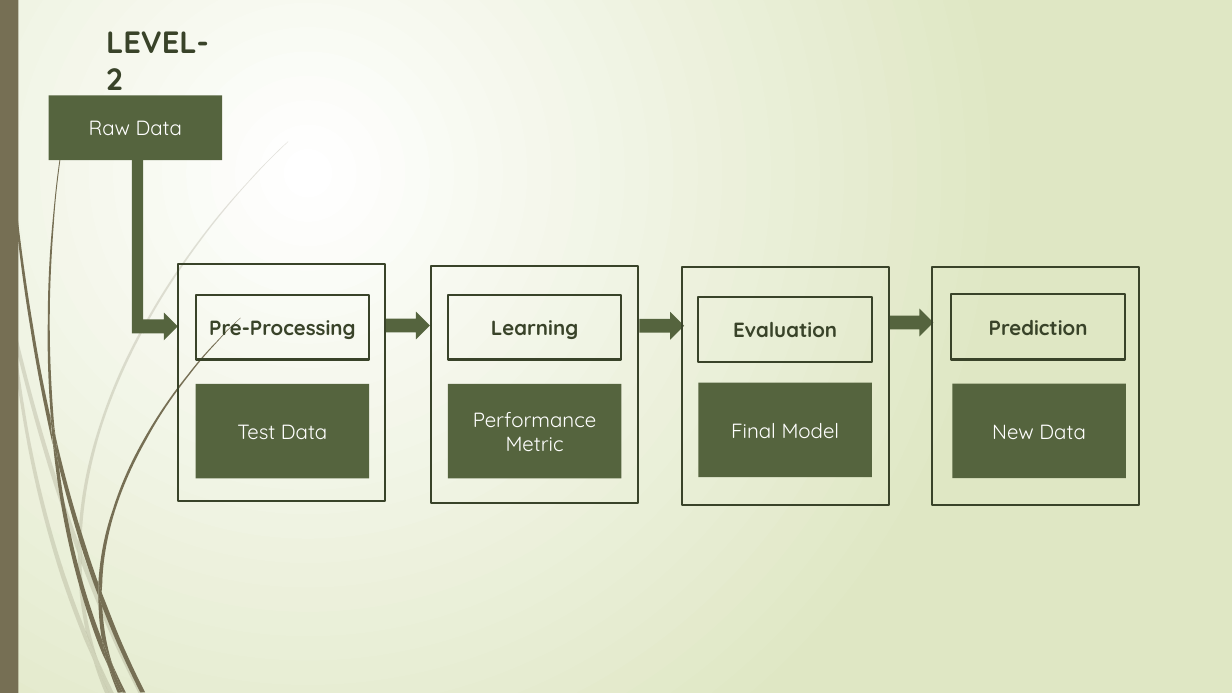
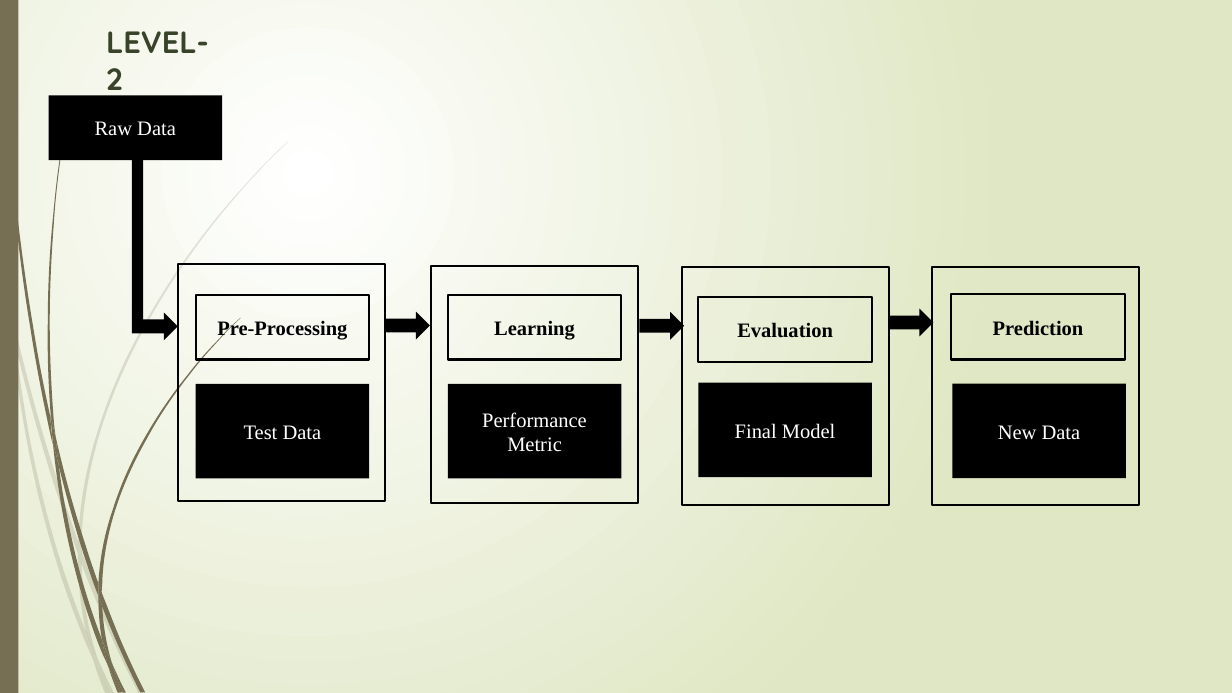
Before and after one commit to NavaneethVijay/vtuproject, a slide deck: slide 9 of second phase seminar.pptx. Drawn at 1232x693 pixels with LibreOffice and Linux fonts; fonts in the diff are those of the drawing. Boxes give left, top, right and bottom in pixels: in the first picture for what was removed or moved away, otherwise in the second. Text is boxed around its words. In the diff, an @@ line names an element or a change of style, - is before the commit and + after.

```diff
--- a/second phase seminar.pptx
+++ b/second phase seminar.pptx
@@ fill #56653E to #000000 in 5 elements at box(143, 313, 177, 341), box(386, 312, 430, 340), box(639, 312, 684, 340), box(888, 309, 933, 338), box(132, 158, 143, 334) @@
@@ outline #39432A 1.25 pt to #000000 1.25 pt in 4 elements at box(177, 264, 384, 501), box(431, 266, 638, 504), box(681, 267, 888, 505), box(931, 267, 1138, 505) @@
@@ font Quicksand to Times New Roman, text colour #39432A to #000000; outline #39432A 1.25 pt to #000000 1.25 pt in 4 elements at box(196, 294, 370, 360), box(448, 294, 622, 360), box(699, 297, 872, 362), box(951, 294, 1125, 360) @@
@@ font Quicksand to Times New Roman; fill #56653E to #000000 in 5 elements at box(48, 95, 222, 160), box(448, 384, 622, 479), box(196, 384, 370, 479), box(699, 383, 872, 478), box(952, 383, 1126, 478) @@
```
Also in this commit, not shown: 3 other slides changed, 11 other files.
